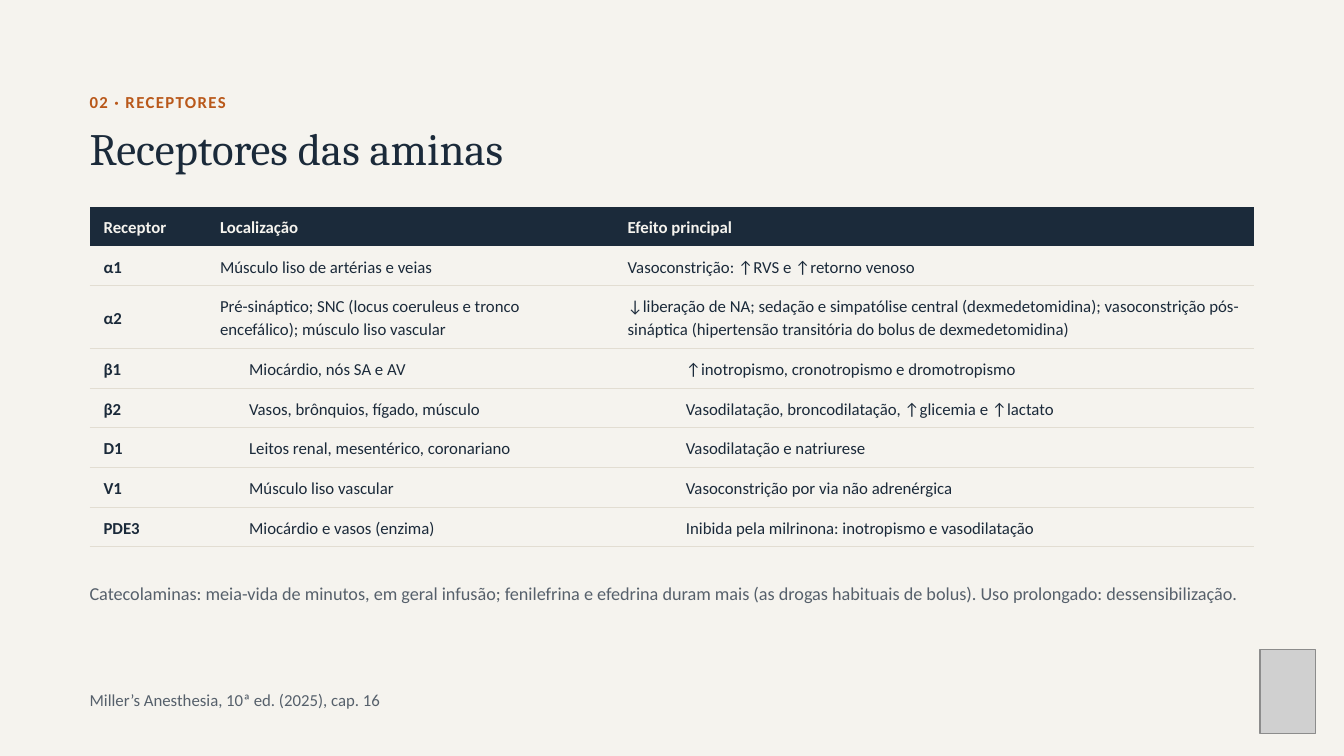
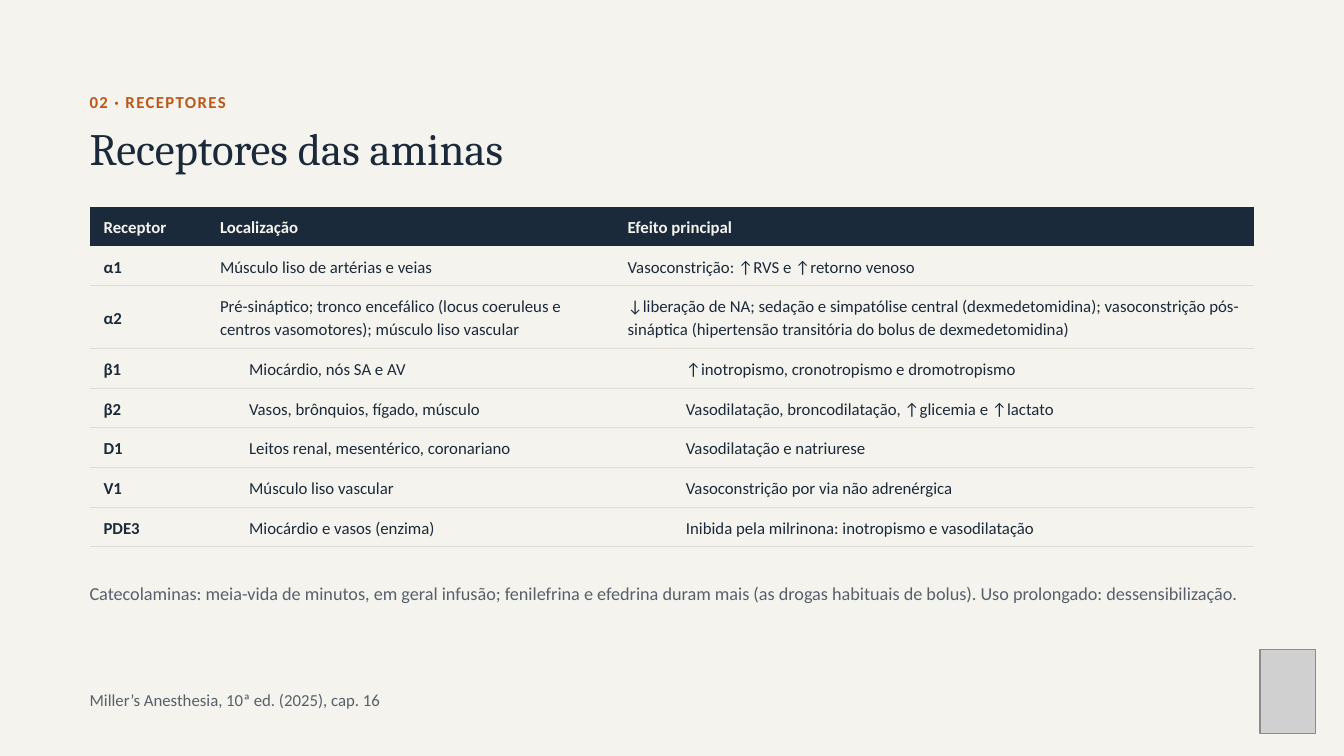
Before and after one commit to brunomoraesdubois-bit/Bruno, a slide deck: slide 6 of apresentacao/Aminas_Vasoativas.pptx. Drawn at 1344x756 pixels with LibreOffice and Linux fonts; fonts in the diff are those of the drawing; grey boxes stand for pictures. Boxes give left, top, right and bottom in pixels: in the first picture for what was removed or moved away, otherwise in the second. Text is boxed around its words. In the diff, an @@ line names an element or a change of style, - is before the commit and + after.

```diff
--- a/apresentacao/Aminas_Vasoativas.pptx
+++ b/apresentacao/Aminas_Vasoativas.pptx
@@ table at box(90, 208, 1255, 342) @@
-row 3, column 2: Pré-sináptico; SNC (locus coeruleus e tronco encefálico); músculo liso vascular
+row 3, column 2: Pré-sináptico; tronco encefálico (locus coeruleus e centros vasomotores); músculo liso vascular
```
Also in this commit, not shown: 1 other slide changed, 31 other files.
